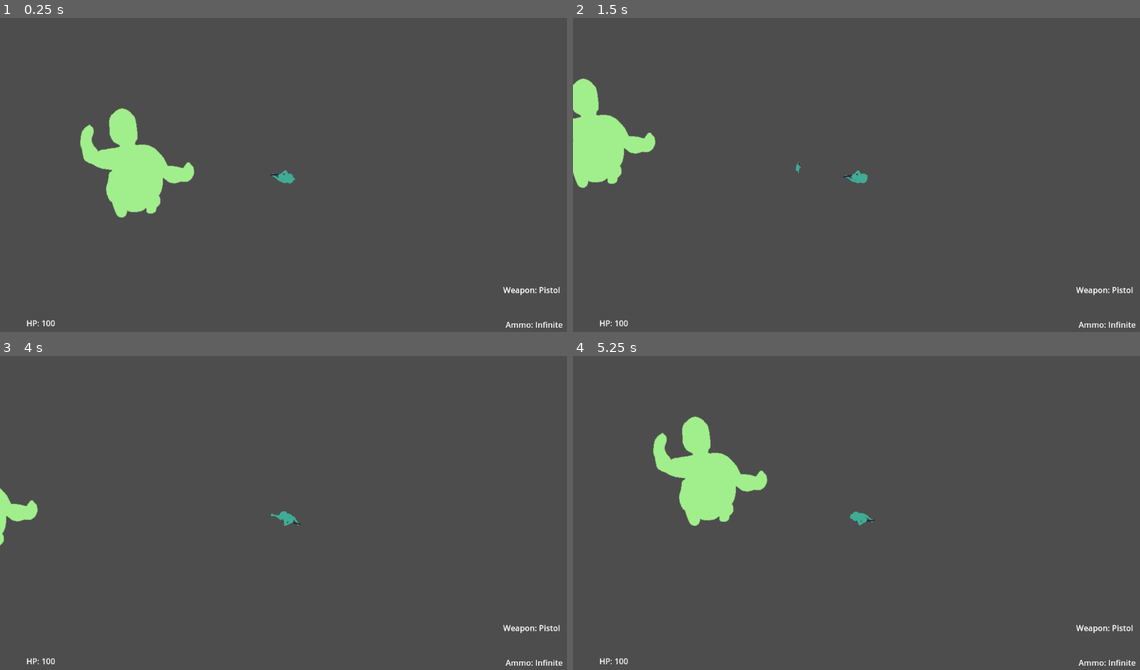
Above: before the commit, frames 1-4 (two rows, left to right).
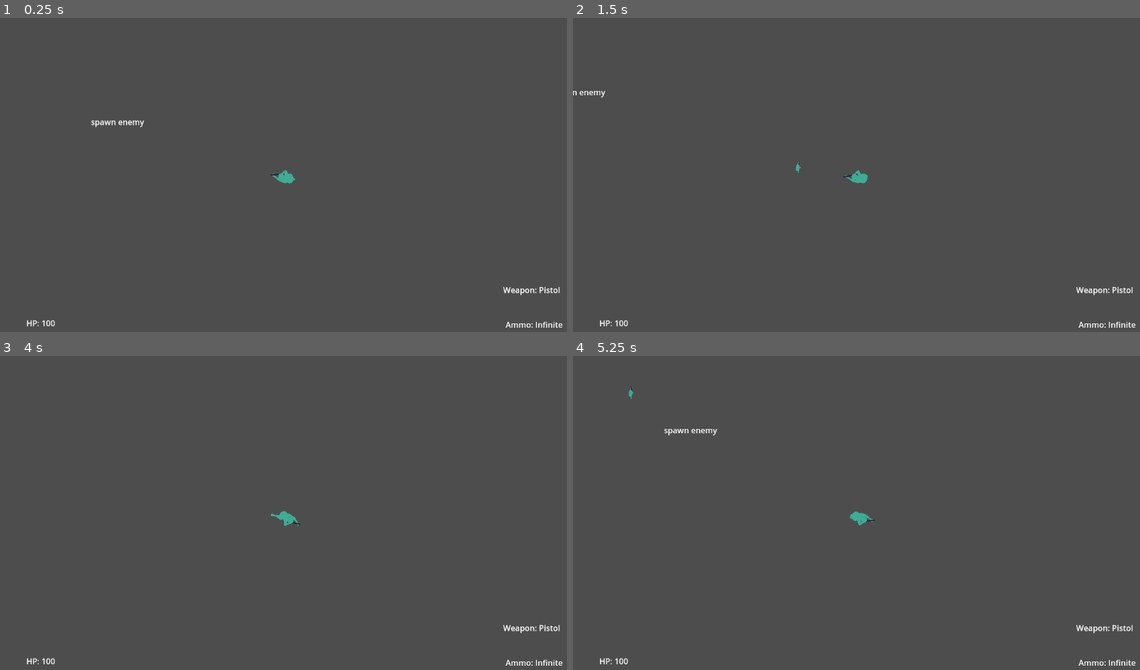
Above: after the commit, the same moments.

Repository: ajaparicio36/infection-invasion
Game: Godot game, scene res://scenes/world.tscn
Two runs of this game, one before a commit and one after it. Both use one fixed random seed, a clock stepped at 60 frames per second and the inputs below.
Inputs (mouse positions are in pixels of both pictures, inside the frame that each line leads up to):
- Up to frame 1 (0.25 s): no input
- Up to frame 2 (1.5 s): tap Enter at 0.5 s; move the mouse to (986, 162) at 0.52 s; hold D (right) 0.53-1.28 s; hold E (melee) 0.53-1.28 s; move the mouse to (743, 193) at 1.27 s; hold S (down) from 1.28 s (still down); click (743, 193) at 1.35 s
- Up to frame 3 (4 s): move the mouse to (345, 447) at 2.02 s; release S (down) at 2.03 s; hold D (right) 2.03-2.78 s; hold E (melee) 2.03-2.78 s; move the mouse to (255, 582) at 2.77 s; hold W (up) 2.78-3.53 s; click (255, 582) at 2.85 s; tap Space at 3.5 s; move the mouse to (459, 563) at 3.52 s; hold A (left) from 3.53 s (still down); hold E (melee) from 3.53 s (still down)
- Up to frame 4 (5.25 s): move the mouse to (686, 469) at 4.27 s; release E (melee) at 4.28 s; click (686, 469) at 4.35 s; move the mouse to (890, 516) at 5.02 s; release A (left) at 5.03 s; hold S (down) from 5.03 s (still down); hold E (melee) from 5.03 s (still down)

The runs differ from the first frame. In frame 1, 3.2% of the frame differs, in the area x 14-35%, y 28-64%; in frame 2, 2.6%; in frame 3, 0.5%; in frame 4, 3.2%, in the area x 9-35%, y 9-55%.

Commit message:
test: add enemy spawner

Diff:
--- /dev/null
+++ b/scenes/enemyspawner.tscn
@@ -0,0 +1,23 @@
+[gd_scene load_steps=3 format=3 uid="uid://muha7gpkur4w"]
+
+[ext_resource type="Script" path="res://scripts/enemy spawner.gd" id="1_qt8yv"]
+
+[sub_resource type="RectangleShape2D" id="RectangleShape2D_402ya"]
+size = Vector2(131, 45)
+
+[node name="Node2D" type="Node2D"]
+
+[node name="Label" type="Label" parent="."]
+offset_right = 40.0
+offset_bottom = 23.0
+text = "spawn enemy"
+
+[node name="Area2D" type="Area2D" parent="."]
+script = ExtResource("1_qt8yv")
+
+[node name="CollisionShape2D" type="CollisionShape2D" parent="Area2D"]
+position = Vector2(56, 14)
+shape = SubResource("RectangleShape2D_402ya")
+
+[connection signal="area_entered" from="Area2D" to="Area2D" method="_on_area_entered"]
+[connection signal="area_shape_entered" from="Area2D" to="Area2D" method="_on_area_shape_entered"]
--- a/scenes/player.tscn
+++ b/scenes/player.tscn
@@ -268,10 +268,12 @@
 "speed": 10.0
 }]
 
+[sub_resource type="CapsuleShape2D" id="CapsuleShape2D_hp5ws"]
+radius = 18.0
+height = 64.0
+
 [node name="Player" type="CharacterBody2D"]
 script = ExtResource("1_e7kw0")
-
-[node name="CollisionShape2D" type="CollisionShape2D" parent="."]
 
 [node name="AnimatedSprite2D" type="AnimatedSprite2D" parent="."]
 position = Vector2(-1, 3.8147e-06)
@@ -286,3 +288,9 @@
 
 [node name="Barrel" type="Node2D" parent="Weapon"]
 position = Vector2(0, 5)
+
+[node name="Area2D" type="Area2D" parent="." groups=["player"]]
+
+[node name="CollisionShape2D" type="CollisionShape2D" parent="Area2D"]
+position = Vector2(2, 1)
+shape = SubResource("CapsuleShape2D_hp5ws")
--- a/scenes/world.tscn
+++ b/scenes/world.tscn
@@ -4,14 +4,11 @@
 [ext_resource type="Script" path="res://scripts/world.gd" id="1_l8tj6"]
 [ext_resource type="Script" path="res://scripts/hud.gd" id="2_8blih"]
 [ext_resource type="Script" path="res://scripts/camera.gd" id="2_8wfom"]
-[ext_resource type="PackedScene" uid="uid://cden2kt0quly0" path="res://scenes/enemy.tscn" id="2_ayfm4"]
 [ext_resource type="PackedScene" uid="uid://2sb4wl82v6gx" path="res://scenes/hud.tscn" id="4_cdni0"]
+[ext_resource type="PackedScene" uid="uid://muha7gpkur4w" path="res://scenes/enemyspawner.tscn" id="6_ev3cc"]
 
 [node name="World" type="Node2D"]
 script = ExtResource("1_l8tj6")
-
-[node name="Enemy" parent="." instance=ExtResource("2_ayfm4")]
-position = Vector2(277, 295)
 
 [node name="Player" parent="." instance=ExtResource("1_c8gyp")]
 position = Vector2(582, 315)
@@ -25,3 +22,6 @@
 offset_right = 1733.0
 offset_bottom = 962.0
 script = ExtResource("2_8blih")
+
+[node name="Node2D" parent="." instance=ExtResource("6_ev3cc")]
+position = Vector2(189, 189)
--- /dev/null
+++ b/scripts/enemy spawner.gd
@@ -0,0 +1,33 @@
+extends Area2D
+
+var Enemy = preload("res://scenes/enemy.tscn")  # Adjust the path to your enemy scene
+@export var spawn_radius: float = 100.0  # Radius around the entered area to spawn the enemy
+
+func _on_area_entered(area):
+	print("entered")
+	if area.is_in_group("player"):  # Assuming you want to spawn when the player enters
+		spawn_enemy_near(area.global_position)
+
+func spawn_enemy_near(center_position: Vector2):
+	var new_enemy = Enemy.instantiate()
+
+	# Generate a random position within the spawn radius
+	var random_angle = randf() * 2 * PI
+	var random_distance = randf() * spawn_radius
+	var spawn_position = center_position + Vector2(cos(random_angle), sin(random_angle)) * random_distance
+
+	new_enemy.position = spawn_position
+
+	# Add the enemy to the scene
+	get_tree().current_scene.add_child(new_enemy)
+
+	# Connect necessary signals (if needed)
+	if get_node_or_null("/root/World/Player/Weapon"):
+		var weapon = get_node("/root/World/Player/Weapon")
+		weapon.connect("bullet_hit", Callable(new_enemy, "deal_damage"))
+
+	print("Spawned enemy at position: ", spawn_position)
+
+
+func _on_area_shape_entered(area_rid, area, area_shape_index, local_shape_index):
+	print("entered")
--- a/scripts/enemy.gd
+++ b/scripts/enemy.gd
@@ -2,15 +2,11 @@
 
 var hp = 100
 
+signal get_damage()
+
 func deal_damage(damage):
 	hp -= damage
-	print(hp)
 
 func _process(delta):
 	if hp <= 0:
 		queue_free()
-
-func _on_area_2d_area_entered(area):
-	if area.is_in_group("bullet"):
-		deal_damage(20)
-		print("hit enemy")
--- a/scripts/projectile.gd
+++ b/scripts/projectile.gd
@@ -13,6 +13,5 @@
 
 func _on_area_entered(area):
 	if area.is_in_group("enemy"):
-		print("hit")
+		emit_signal("hit")
 		queue_free()
-		emit_signal("hit")
--- a/scripts/weapon.gd
+++ b/scripts/weapon.gd
@@ -27,9 +27,9 @@
 
 var weapons = {
 	"Pistol": Weapon.new("Pistol", false, 100000000000, 0.3, 20),
-	"Rifle": Weapon.new("Rifle", false, 100, 0.1, 15),
-	"Shotgun": Weapon.new("Shotgun", false, 0, 0.8, 30, 5, 0.4),
-	"Sniper": Weapon.new("Sniper", true, 0, 1, 100)
+	"Rifle": Weapon.new("Rifle", false, 100, 0.1, 30),
+	"Shotgun": Weapon.new("Shotgun", false, 5, 0.8, 50, 5, 0.4),
+	"Sniper": Weapon.new("Sniper", true, 5, 1, 100)
 }
 
 signal take_damage(lost_hp)
--- a/scripts/world.gd
+++ b/scripts/world.gd
@@ -2,10 +2,8 @@
 
 @onready var weapon = $Player/Weapon
 @onready var hud = $HUD
-@onready var enemy = $Enemy
 
 func _ready():
 	weapon.connect("take_damage", Callable(hud, "take_damage"))
 	weapon.connect("set_weapon", Callable(hud, "set_weapon"))
 	weapon.connect("set_ammo", Callable(hud, "set_ammo"))
-	weapon.connect("bullet_hit", Callable(enemy, "deal_damage"))
Not shown: 1 places in scenes/player.tscn that only renumber resources
